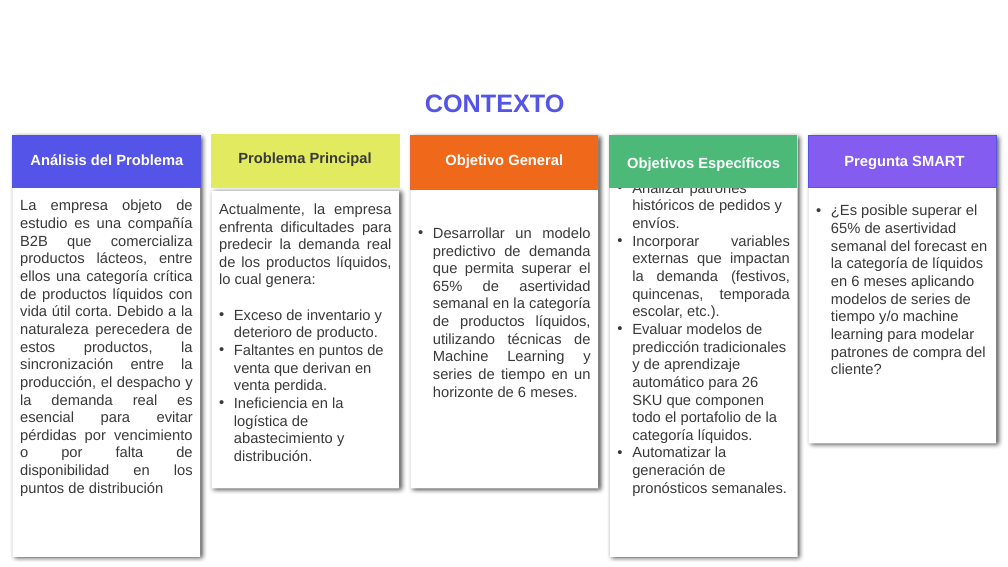
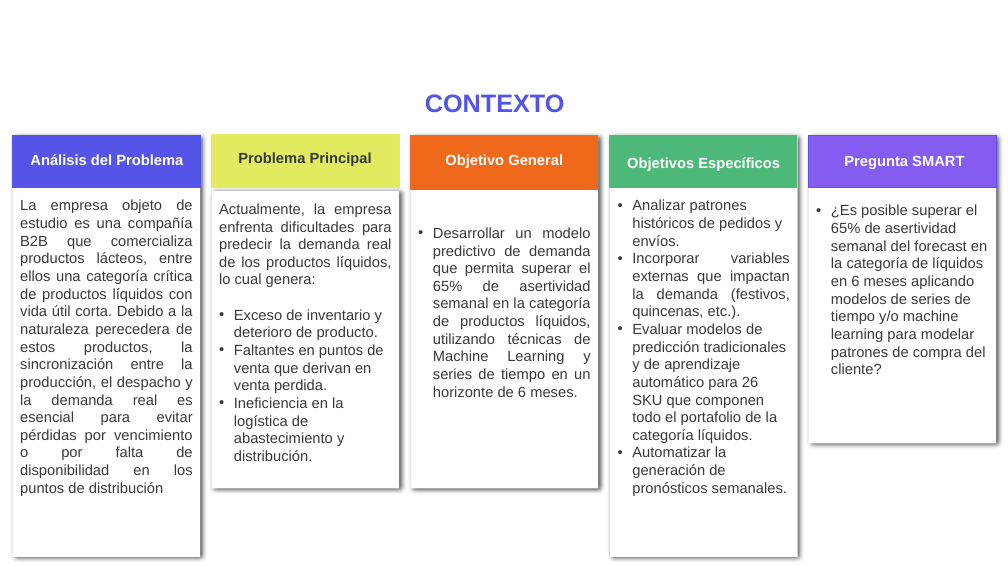
Before and after one commit to JhonattanReales21/innv_tec_1_icesi, a slide deck: slide 2 of others/PRESENTACION FINAL.pptx. Drawn at 1008x567 pixels with LibreOffice and Linux fonts; fonts in the diff are those of the drawing; background and template pictures are left out. Boxes give left, top, right and bottom in pixels: in the first picture for what was removed or moved away, otherwise in the second. Text is boxed around its words. In the diff, an @@ line names an element or a change of style, - is before the commit and + after.

```diff
--- a/others/PRESENTACION FINAL.pptx
+++ b/others/PRESENTACION FINAL.pptx
@@ text in rectangle at bbox=[632, 252, 790, 319]: text changed @@
-• Incorporar variables externas que impactan la demanda (festivos, quincenas, temporada escolar, etc.).
+• Incorporar variables externas que impactan la demanda (festivos, quincenas, etc.).
```
Also in this commit, not shown: 6 other slides changed, 3 slides added, 1 other file.
